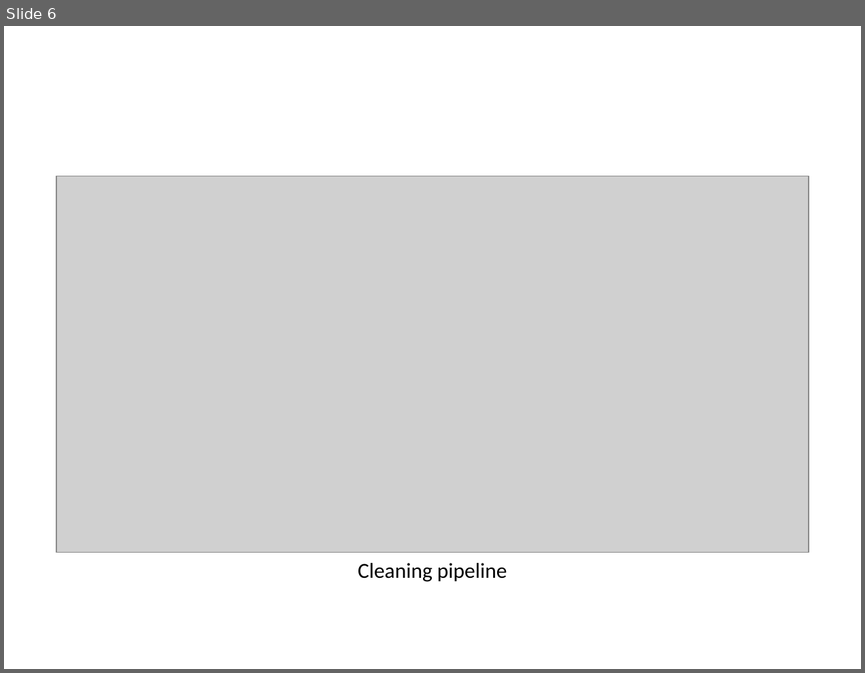
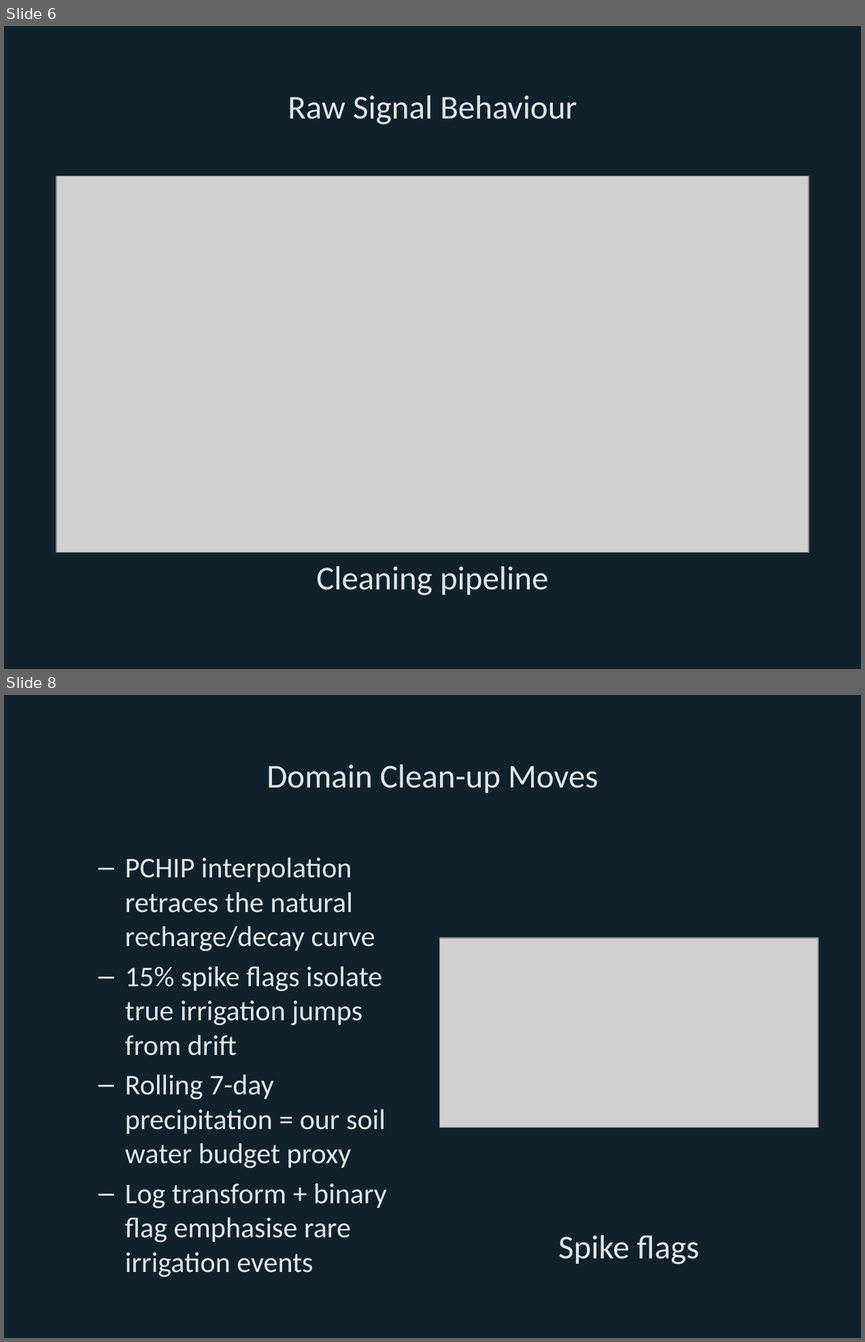
Before and after one commit to Bryan-Nsoh/ML-IOT-IndepStudy, a slide deck: presentation/eda_story/eda_story.pptx. Shown one above the other, each under a label of ours: slide 6 before the commit, slides 6 and 8 after it; the slides between them are not shown. The pictures are 865x673 and 865x1342 pixels, drawn with LibreOffice and Linux fonts; fonts in the diff are those of the drawing; grey boxes stand for pictures. Boxes give left, top, right and bottom in pixels: in the first picture for what was removed or moved away, otherwise in the second. Text is boxed around its words. In the diff, an @@ line names an element or a change of style, - is before the commit and + after.

Commit message:
Refresh EDA deck with visuals and styling

```diff
--- a/presentation/eda_story/eda_story.pptx
+++ b/presentation/eda_story/eda_story.pptx
@@ slide 8 added at [4,695,861,1338], background #10212B @@
@@ title added at [266,764,598,793], 28 pt, text #E0E7EC @@
+Domain Clean-up Moves
@@ text added at [125,858,387,1276], 24 pt, text #E0E7EC @@
+  – PCHIP interpolation retraces the natural recharge/decay curve
+  – 15% spike flags isolate true irrigation jumps from drift
+  – Rolling 7-day precipitation = our soil water budget proxy
+  – Log transform + binary flag emphasise rare irrigation events
@@ picture added at [439,938,818,1127] @@
@@ text added at [558,1235,700,1264], 28 pt, text #E0E7EC @@
+Spike flags
@@ slide 6 changed as well @@
@@ background #FFFFFF to #10212B @@
@@ title added at [288,95,577,125], 28 pt, text #E0E7EC @@
+Raw Signal Behaviour
@@ text "Cleaning pipeline" at [316,566,548,595]: size 18 to 28 pt, text colour #000000 to #E0E7EC @@
```
Also in this commit, not shown: 7 other slides changed, 12 other slides added, 12 slides removed, 7 other files.
